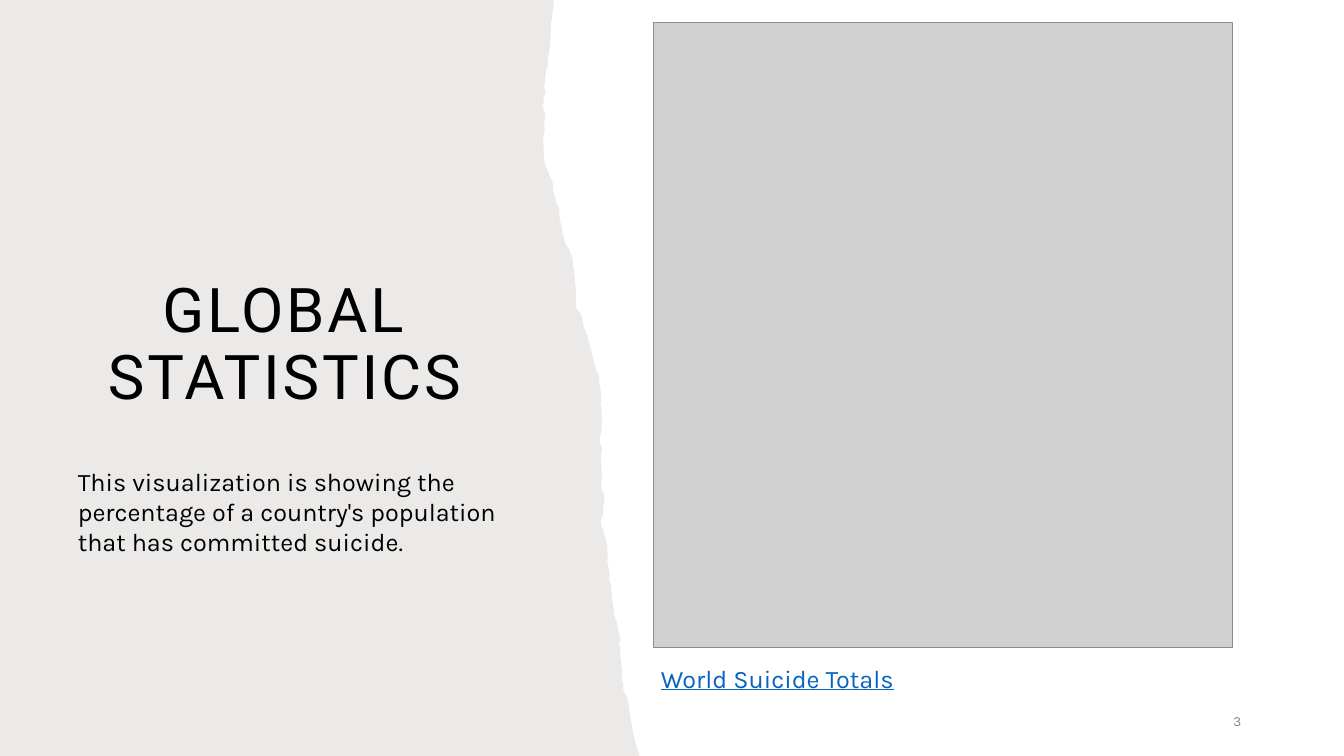
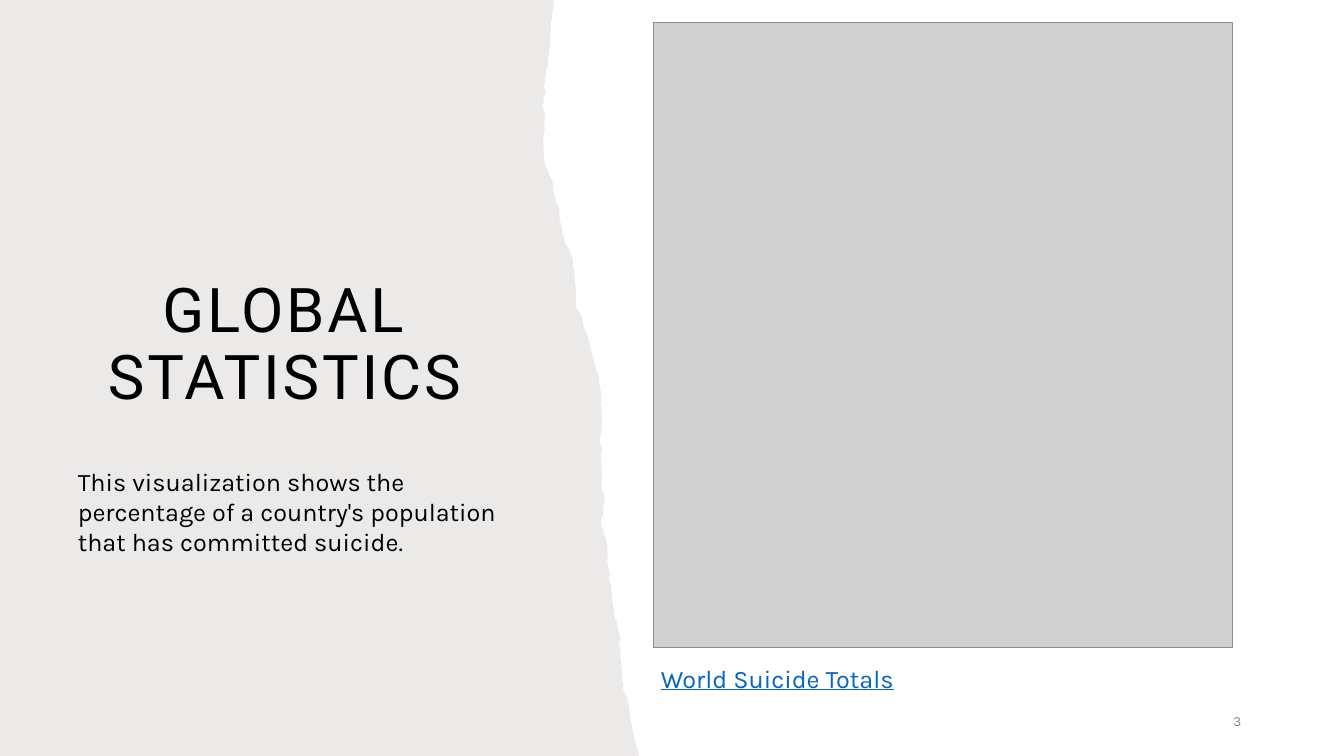
Before and after one commit to ejmatthe/project-four, a slide deck: slide 3 of Project 4.pptx. Drawn at 1344x756 pixels with LibreOffice and Linux fonts; fonts in the diff are those of the drawing; grey boxes stand for pictures. Boxes give left, top, right and bottom in pixels: in the first picture for what was removed or moved away, otherwise in the second. Text is boxed around its words. In the diff, an @@ line names an element or a change of style, - is before the commit and + after.

```diff
--- a/Project 4.pptx
+++ b/Project 4.pptx
@@ text at [78,473,495,552]: text changed @@
-This visualization is showing the percentage of a country's population that has committed suicide.
+This visualization shows the percentage of a country's population that has committed suicide.
```
Also in this commit, not shown: 8 other slides changed.
